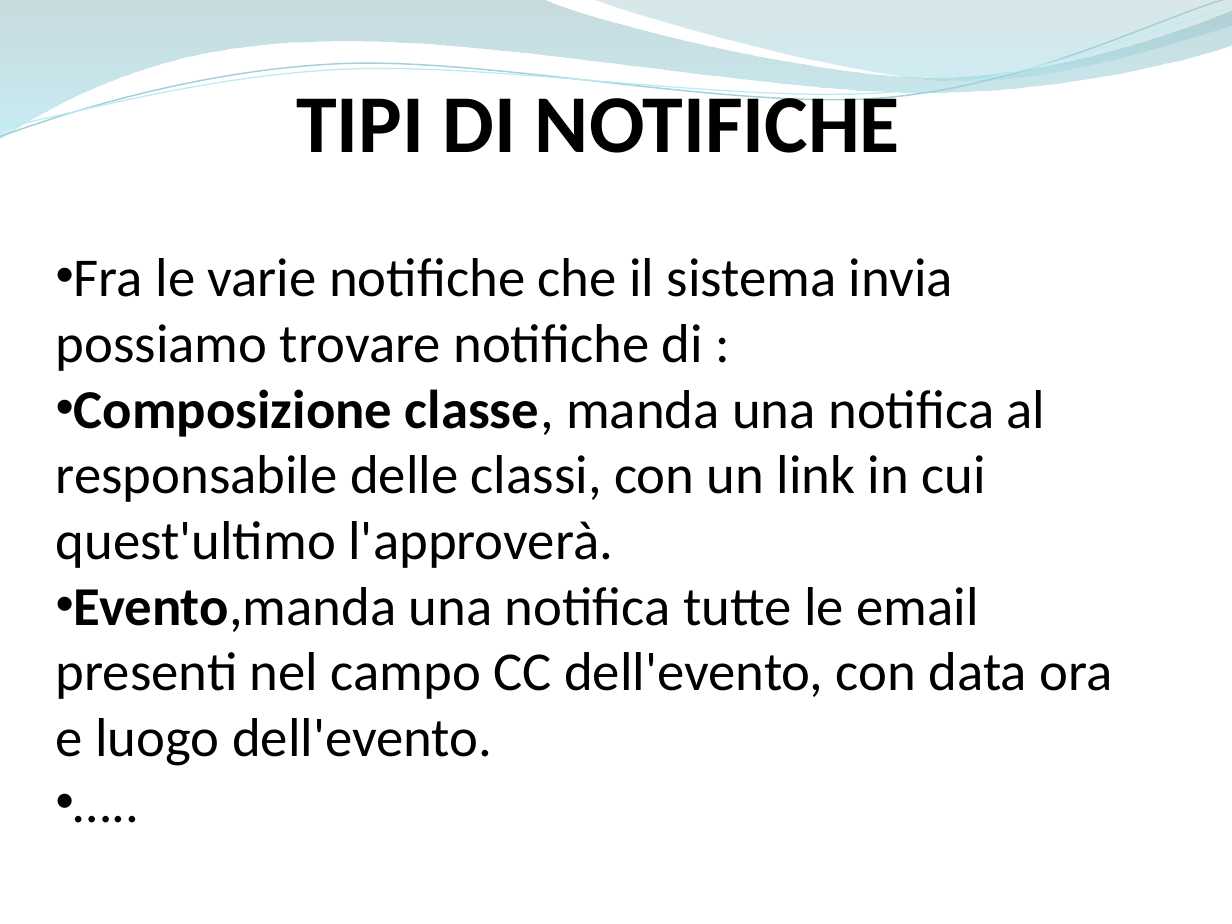
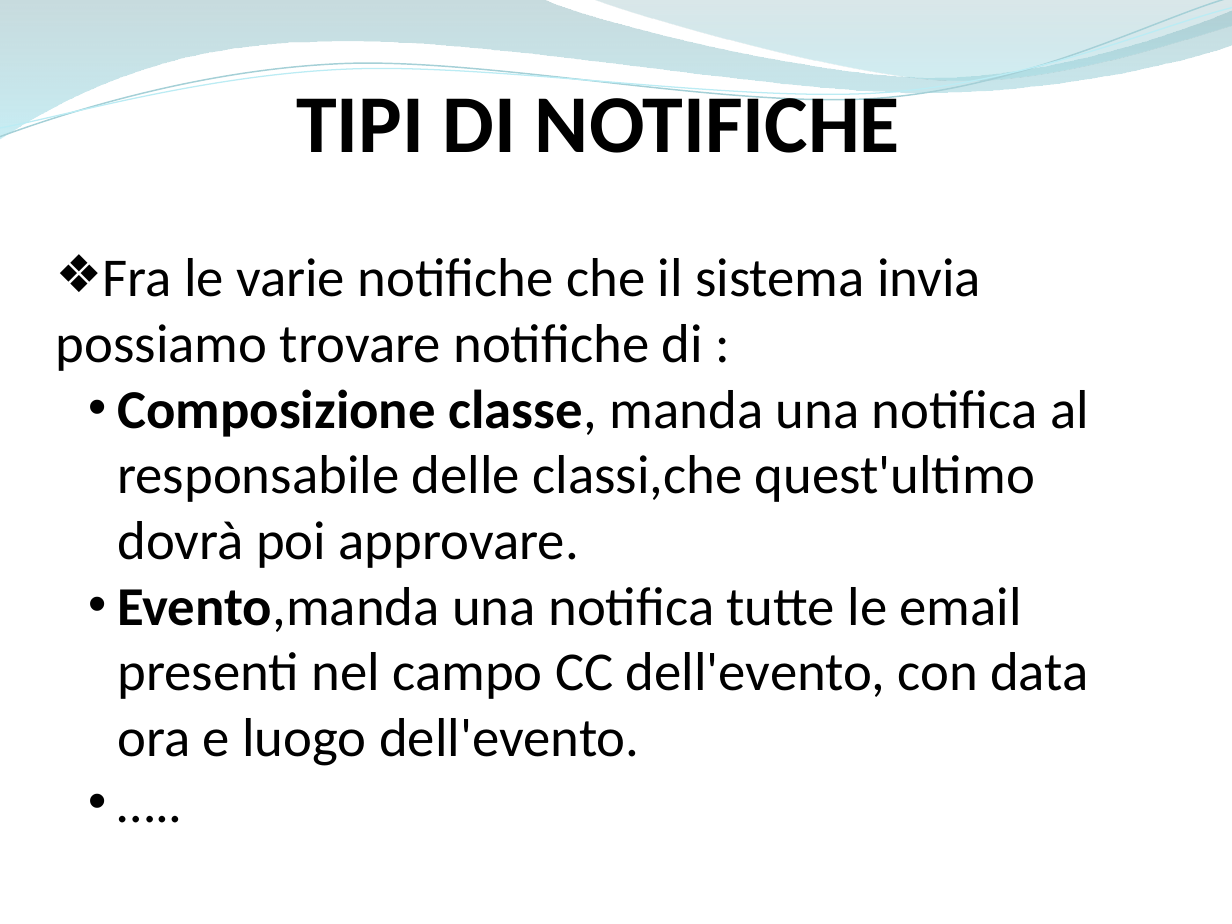
Before and after one commit to ammirate/at-silo, a slide deck: slide 2 of Presentazione/Atsilo1/Bottiglieri/Atsilo_A_GianfrancoB.pptx. Drawn at 1232x924 pixels with LibreOffice and Linux fonts; fonts in the diff are those of the drawing. Boxes give left, top, right and bottom in pixels: in the first picture for what was removed or moved away, otherwise in the second. Text is boxed around its words. In the diff, an @@ line names an element or a change of style, - is before the commit and + after.

```diff
--- a/Presentazione/Atsilo1/Bottiglieri/Atsilo_A_GianfrancoB.pptx
+++ b/Presentazione/Atsilo1/Bottiglieri/Atsilo_A_GianfrancoB.pptx
@@ text at (x1=56, y1=258, x2=1088, y2=766): bullet • to ❖; list level 1 to 2 in "Evento,manda una notifica tutte le ..."; list level 1 to 2 in "….." @@
@@ text at (x1=117, y1=389, x2=1089, y2=568): text changed @@
-• Composizione classe, manda una notifica al responsabile delle classi, con un link in cui quest'ultimo l'approverà.
+  • Composizione classe, manda una notifica al responsabile delle classi,che quest'ultimo dovrà poi approvare.
```
Also in this commit, not shown: 4 other slides changed.
